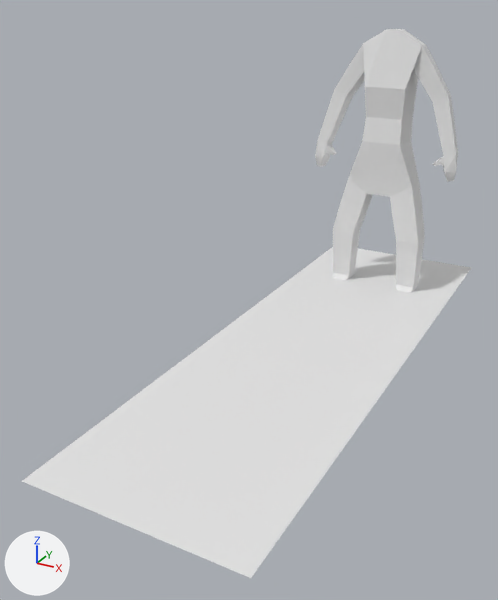
Renders of the Blender file Assets/Models/person/person.blend from each side of a commit.
Rendered twice from a 50 mm lens placed at (2.59, -8.12, 1.91), pointed at (-0.41, -2.67, -0.81). The lights are fixed; the arrows at lower left show +X, +Y and +Z.

In view in the first picture: 'Plane', 'Vert.002'.
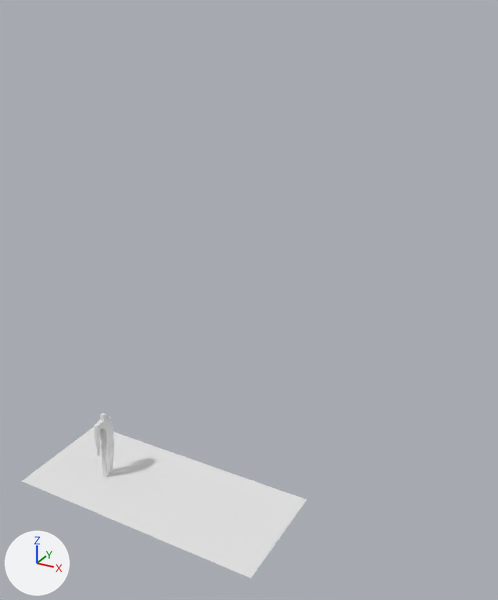
The newer file is also rescaled (x6.982), turned or shifted as a whole; pictures and numbers use the older file's frame.

Boxes [x1, y1, x2, y2] around the edits, measured in the pictures (498 x 600 px):
'Plane', reshaped (37% narrower, 54% shorter): before [22, 247, 471, 578]; after [22, 427, 306, 578]
'Vert.002', deleted: before [315, 29, 458, 293]
'Vert', added: after [94, 413, 114, 477]

Patch to the scene script:
```diff
--- a/Assets/Models/person/person.blend.py
+++ b/Assets/Models/person/person.blend.py
@@ me_plane @@
 me_plane.from_pydata(...)  # 6 vertices, 2 faces; spans x -1.0..1.0, y -5.29..1.0, z 0.0
 # used by ob_plane; location = (0.0, 0.09, -1.48)
 # verts and faces of me_plane; kept vertices keep their numbers, new ones are numbered from 6
 # before: 0 (-1.0, -1.0, 0.0) at pixel (275, 290), 1 (1.0, -1.0, 0.0) at pixel (432, 323), 2 (-1.0, 1.0, 0.0), 3 (1.0, 1.0, 0.0) at pixel (471, 267), 4 (-1.0, -5.29, 0.0) at pixel (21, 481)
 # before: 5 (1.0, -5.29, 0.0) at pixel (251, 578)
+# me_plane part 1
+delete_vertices([*range(0, 4)])  # with the faces that use them
+verts[6] = (-1.0, -4.44, 0.0)  # pixel (95, 425)
+verts[7] = (1.0, -4.44, 0.0)  # pixel (306, 499)
+faces += [(4, 5, 7, 6)]
@@ me_vert @@
+me_vert.from_pydata(...)  # 244 vertices, 245 faces; spans x -0.27..0.36, y -0.68..0.68, z -2.19..1.87
@@ ob_vert_002 @@
-ob_vert_002 = bpy.data.objects.new('Vert.002', me_vert_002)
-ob_vert_002.location = (0.0, -0.04, -0.06)
@@ ob_vert @@
+ob_vert = bpy.data.objects.new('Vert', me_vert)
+ob_vert.location = (-0.47, -4.82, -1.19)
+ob_vert.scale = (0.143, 0.143, 0.143)
```
